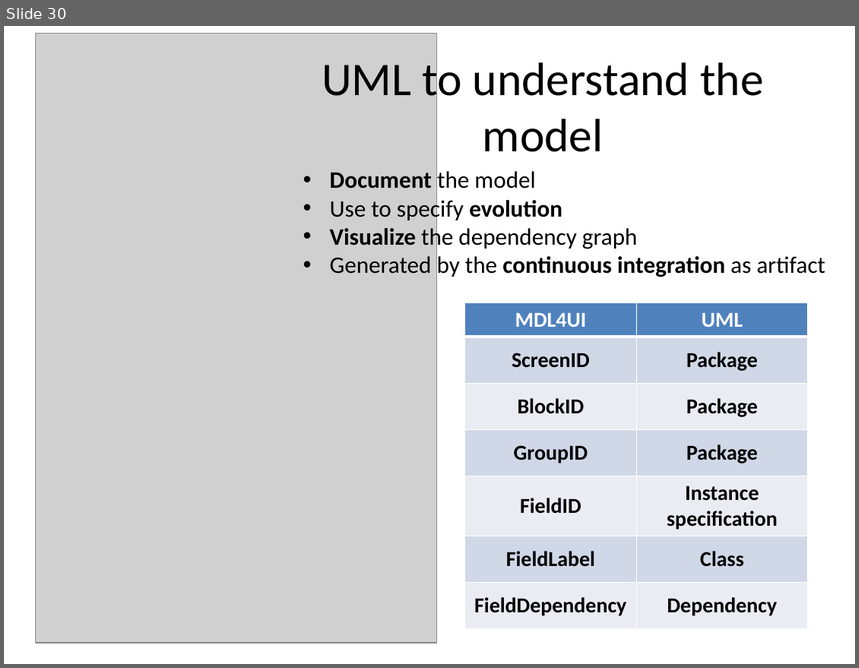
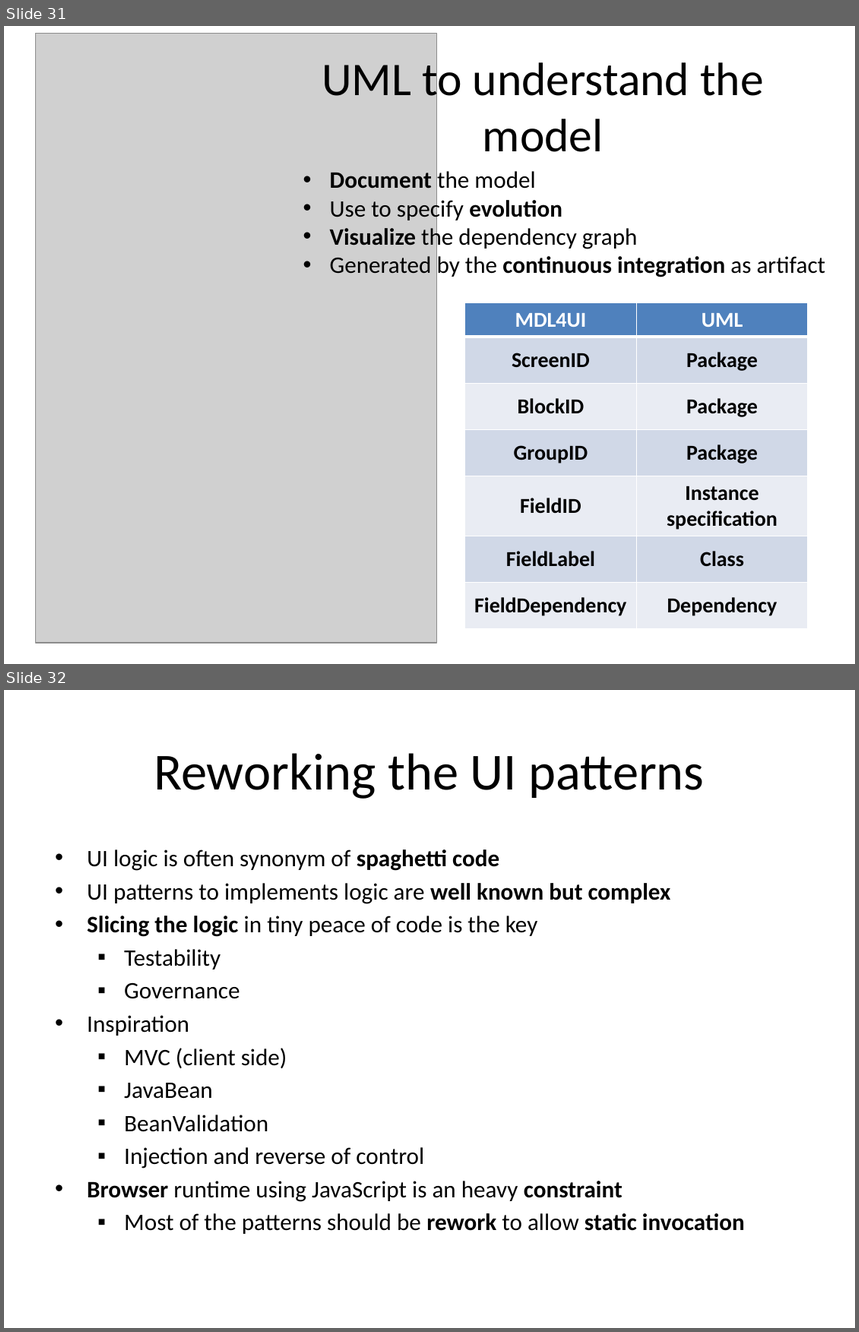
Before and after one commit to lesfurets/mdl4ui, a slide deck: mdl4ui-docs/mdl4ui_cg2013.pptx. Shown one above the other, each under a label of ours: slide 30 before the commit, slides 31 and 32 after it. The pictures are 859x668 and 859x1332 pixels, drawn with LibreOffice and Linux fonts; fonts in the diff are those of the drawing; grey boxes stand for pictures. Boxes give left, top, right and bottom in pixels: in the first picture for what was removed or moved away, otherwise in the second. Text is boxed around its words. In the diff, an @@ line names an element or a change of style, - is before the commit and + after.

```diff
--- a/mdl4ui-docs/mdl4ui_cg2013.pptx
+++ b/mdl4ui-docs/mdl4ui_cg2013.pptx
@@ slide 32 added at <box>4,690,855,1328</box>, background #FFFFFF @@
@@ title added at <box>154,753,704,799</box>, 44 pt, text #000000 @@
+Reworking the UI patterns
@@ text added at <box>87,850,745,1234</box>, 20 pt, text #000000 @@
+• UI logic is often synonym of spaghetti code
+• UI patterns to implements logic are well known but complex
+• Slicing the logic in tiny peace of code is the key
+  ▪ Testability
+  ▪ Governance
+• Inspiration
+  ▪ MVC (client side)
+  ▪ JavaBean
+  ▪ BeanValidation
+  ▪ Injection and reverse of control
+• Browser runtime using JavaScript is an heavy constraint
+  ▪ Most of the patterns should be rework to allow static invocation
@@ what was slide 30 is now slide 31 @@
```
Also in this commit, not shown: 6 slides changed, 8 other slides added, 1 slide removed.
